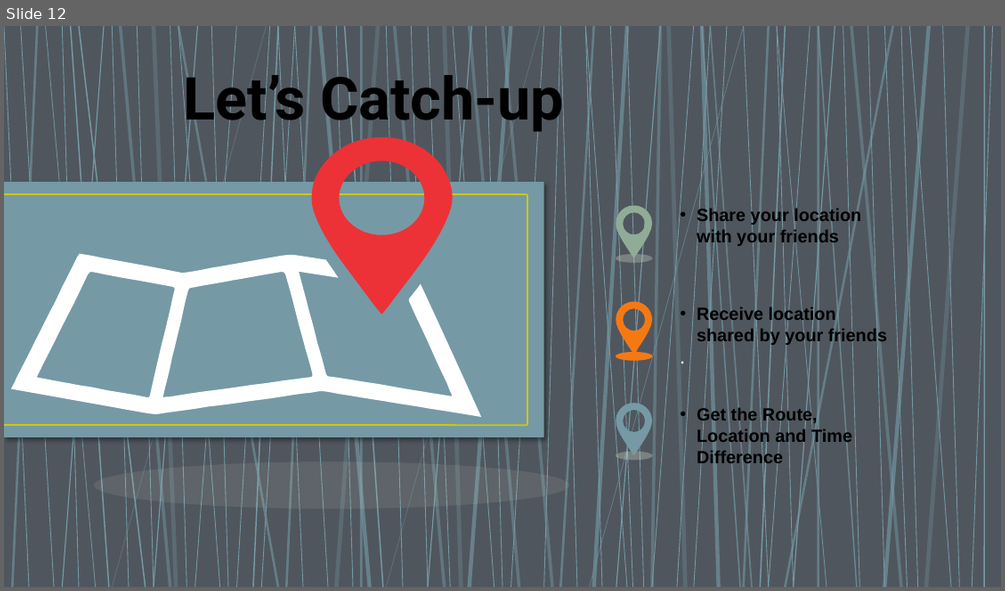
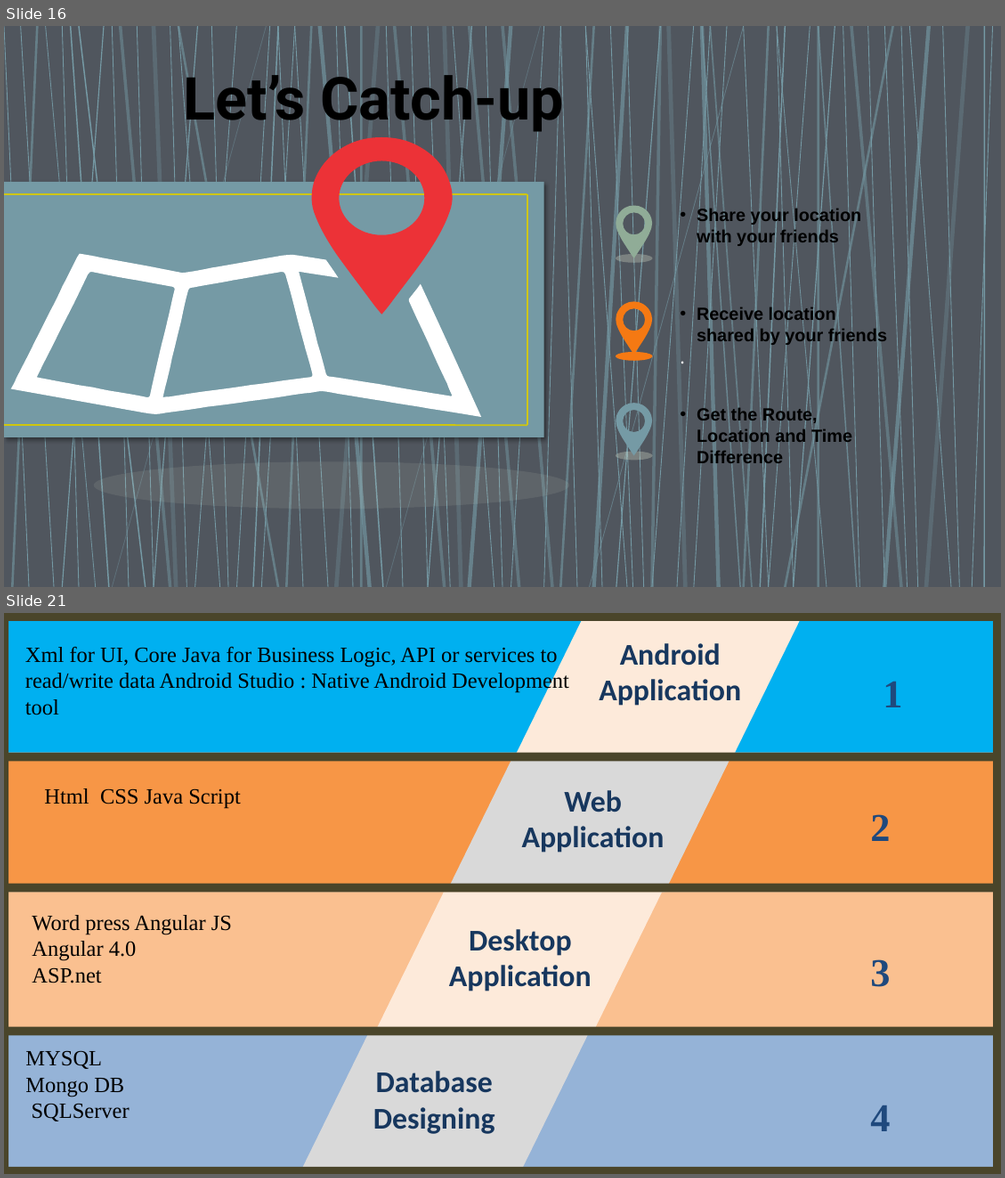
Before and after one commit to Anvisys/Documents, a slide deck: posters.pptx. Shown one above the other, each under a label of ours: slide 12 before the commit, slides 16 and 21 after it; the slides between them are not shown. The pictures are 1005x591 and 1005x1178 pixels, drawn with LibreOffice and Linux fonts; fonts in the diff are those of the drawing. Boxes give left, top, right and bottom in pixels: in the first picture for what was removed or moved away, otherwise in the second. Text is boxed around its words. In the diff, an @@ line names an element or a change of style, - is before the commit and + after.

```diff
--- a/posters.pptx
+++ b/posters.pptx
@@ slide 21 added at (x1=4, y1=613, x2=1001, y2=1174), background #FFFFFF @@
@@ rectangle added at (x1=4, y1=613, x2=1001, y2=752), fill #00B0F0 @@
@@ rectangle added at (x1=4, y1=613, x2=1001, y2=621), fill #4A452A @@
@@ rectangle added at (x1=4, y1=614, x2=8, y2=1167), fill #4A452A @@
@@ parallelogram added at (x1=517, y1=614, x2=802, y2=753), fill #FDEADA @@
@@ rectangle added at (x1=993, y1=621, x2=1001, y2=1174), fill #4A452A @@
@@ text added at (x1=25, y1=646, x2=569, y2=715), 21 pt, text #000000 @@
+Xml for UI, Core Java for Business Logic, API or services to read/write data Android Studio : Native Android Development tool
@@ text added at (x1=599, y1=643, x2=741, y2=706), 29 pt, text #17375E, bold @@
+  Android Application
@@ text added at (x1=882, y1=682, x2=902, y2=707), 38 pt, text #1F497D, bold @@
+1
@@ rectangle added at (x1=4, y1=753, x2=1001, y2=892), fill #F79646 @@
@@ rectangle added at (x1=4, y1=753, x2=999, y2=762), fill #4A452A @@
@@ parallelogram added at (x1=446, y1=753, x2=733, y2=892), fill #D9D9D9 @@
@@ text added at (x1=44, y1=788, x2=240, y2=809), 21 pt, text #000000 @@
+Html CSS Java Script
@@ text added at (x1=522, y1=790, x2=664, y2=852), 29 pt, text #17375E, bold @@
+  Web Application
@@ text added at (x1=870, y1=814, x2=890, y2=841), 38 pt, text #1F497D, bold @@
+2
@@ rectangle added at (x1=4, y1=892, x2=1001, y2=1031), fill #FAC090 @@
@@ rectangle added at (x1=4, y1=884, x2=999, y2=892), fill #4A452A @@
@@ parallelogram added at (x1=376, y1=892, x2=662, y2=1031), fill #FDEADA @@
@@ text added at (x1=32, y1=915, x2=232, y2=983), 21 pt, text #000000 @@
+Word press Angular JS
+Angular 4.0
+ASP.net
@@ text added at (x1=449, y1=929, x2=591, y2=991), 29 pt, text #17375E, bold @@
+  Desktop Application
@@ text added at (x1=870, y1=959, x2=890, y2=987), 38 pt, text #1F497D, bold @@
+3
@@ rectangle added at (x1=4, y1=1031, x2=1001, y2=1174), fill #95B3D7 @@
@@ rectangle added at (x1=4, y1=1027, x2=998, y2=1036), fill #4A452A @@
@@ parallelogram added at (x1=299, y1=1031, x2=590, y2=1174), fill #D9D9D9 @@
@@ text added at (x1=25, y1=1050, x2=129, y2=1121), 21 pt, text #000000 @@
+MYSQL
+Mongo DB
+SQLServer
@@ text added at (x1=373, y1=1070, x2=495, y2=1134), 29 pt, text #17375E, bold @@
+  Database Designing
@@ text added at (x1=870, y1=1105, x2=890, y2=1131), 38 pt, text #1F497D, bold @@
+4
@@ rectangle added at (x1=4, y1=1167, x2=1001, y2=1174), fill #4A452A @@
@@ what was slide 12 is now slide 16 @@
```
Also in this commit, not shown: 1 slide changed, 13 other slides added, 5 other files.
